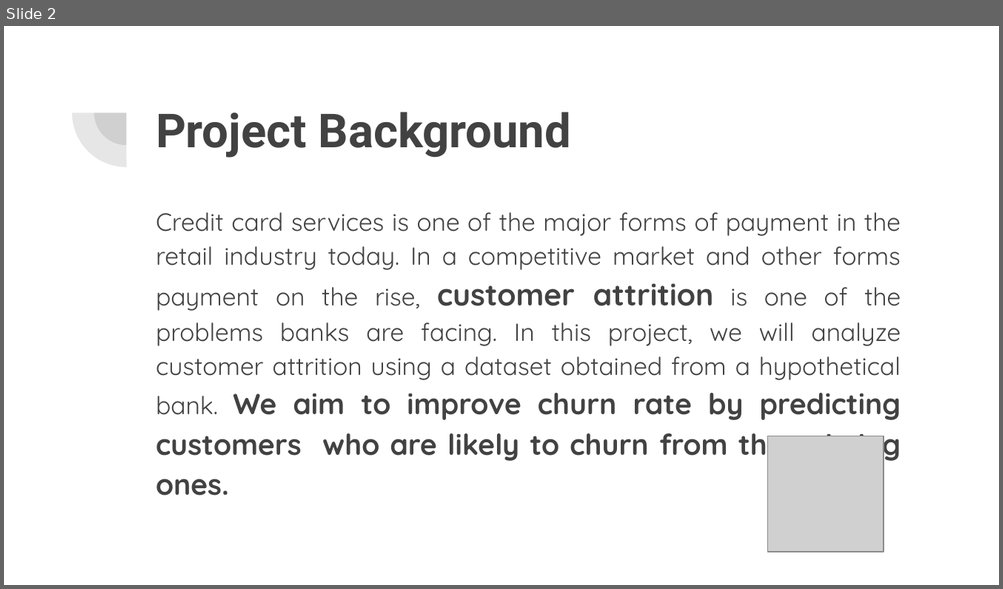
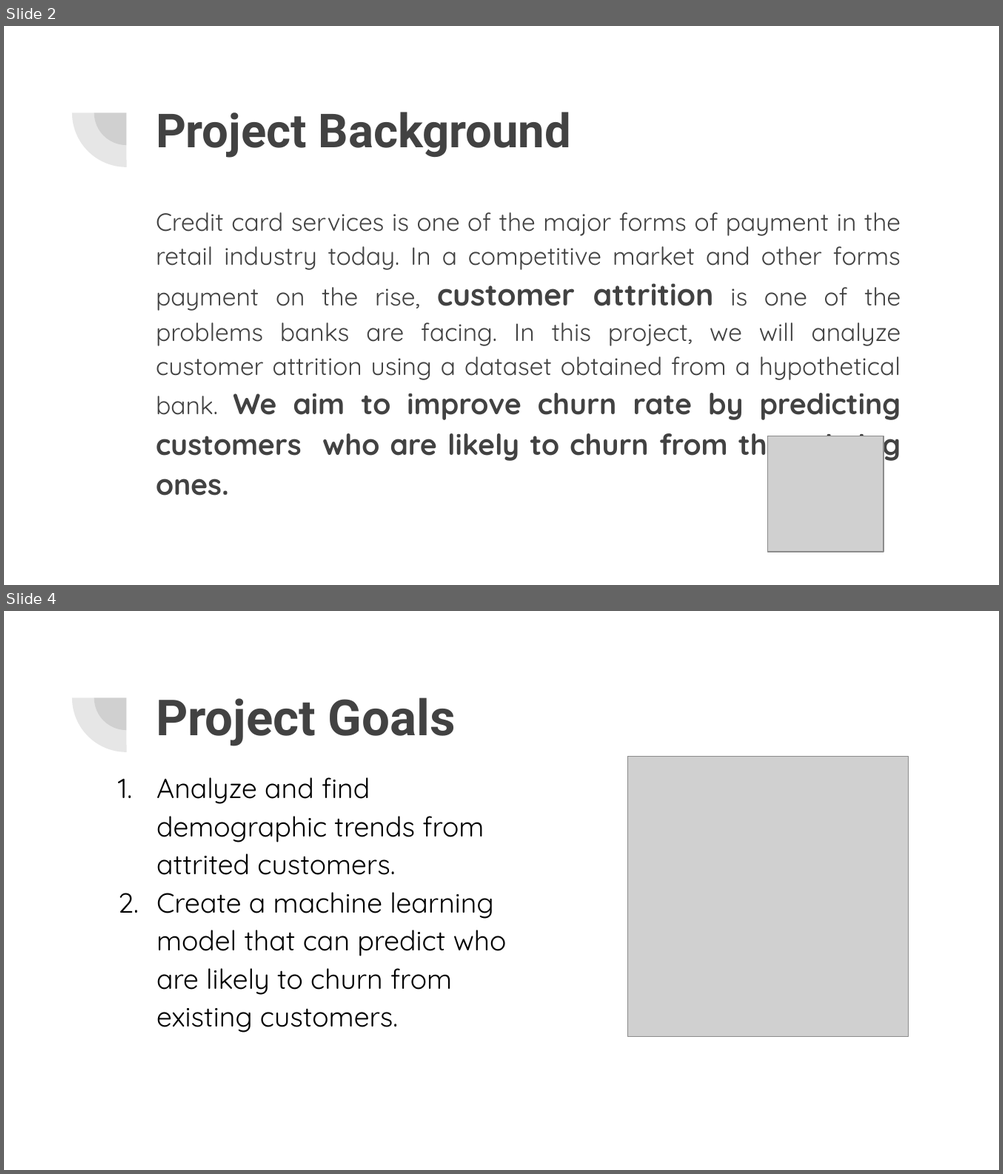
Before and after one commit to KHembrick/The_Final_Project, a slide deck: Project Presentation.pptx. Shown one above the other, each under a label of ours: slide 2 before the commit, slides 2 and 4 after it; the slides between them are not shown. The pictures are 1003x589 and 1003x1174 pixels, drawn with LibreOffice and Linux fonts; fonts in the diff are those of the drawing; grey boxes stand for pictures. Boxes give left, top, right and bottom in pixels: in the first picture for what was removed or moved away, otherwise in the second. Text is boxed around its words. In the diff, an @@ line names an element or a change of style, - is before the commit and + after.

```diff
--- a/Project Presentation.pptx
+++ b/Project Presentation.pptx
@@ slide 4 added at (4,611,999,1170), background #FFFFFF; not listed: 2 template elements that a slide beside it also shows @@
@@ title added at (156,698,455,746), 36 pt, text #424242, bold @@
+Project Goals
@@ picture added at (628,756,908,1037) @@
@@ text added at (156,777,506,1033), 20 pt, text #000000 @@
+1. Analyze and find demographic trends from attrited customers.
+2. Create a machine learning model that can predict who are likely to churn from existing customers.
```
Also in this commit, not shown: 1 slide changed, 2 other slides added, 1 slide removed.
